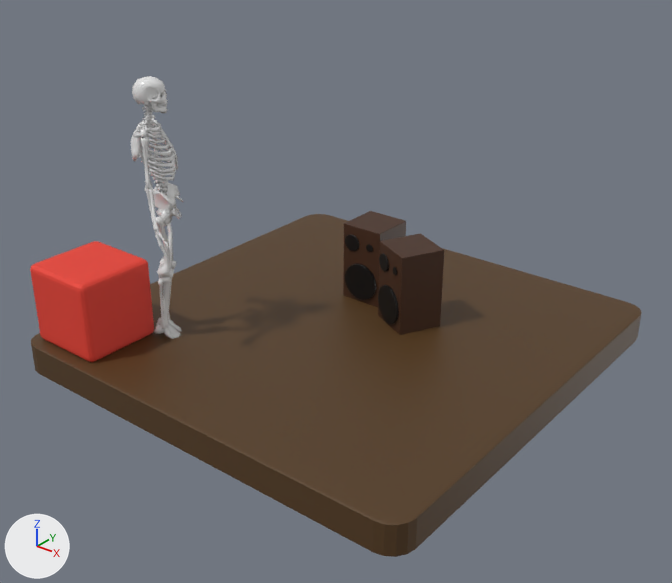
Two versions of the glTF model public/session.glb, one commit apart.
One viewpoint serves both versions: a 50 mm lens placed at (10.8, -9.52, 7.96), pointed at (2.06, 1.42, 1.18). The axes (+X, +Y, +Z) are drawn at lower left. The lights are the same throughout. Where no turn or scale is listed for an object, it has been applied to the vertices.

Script lines for the objects in view, before the commit:
```python
mat_floor = principled_material('Floor')
mat_floor.base_color = (0.0885, 0.0427, 0.0119)  # brown #543a1c
me_cube = bpy.data.meshes.new('Cube')
me_cube.from_pydata(...)  # 152 vertices, 300 faces; spans x -3.92..3.92, y -3.92..3.92, z -0.28..0.28
me_cube.materials.append(mat_floor)  # brown #543a1c
me_skeletonmesh_002 = bpy.data.meshes.new('SkeletonMesh.002')
me_skeletonmesh_002.from_pydata(...)  # 602 vertices, 1084 faces; spans x -0.19..0.31, y -0.38..0.13, z 0.22..2.69
me_skeletonmesh_002.materials.append(mat_skeleton)  # white #e7e7e7
me_skeletonmesh_005 = bpy.data.meshes.new('SkeletonMesh.005')
me_skeletonmesh_005.from_pydata(...)  # 1309 vertices, 2466 faces; spans x -0.278..0.187, y -0.268..0.191, z 4.174..4.739
me_skeletonmesh_005.materials.append(mat_skeleton)  # white #e7e7e7
ob_bones_head = bpy.data.objects.new('BONES_HEAD', me_skeletonmesh_005)
ob_bones_head.location = (-0.21, -0.21, 0.0)
ob_bones_leg_r = bpy.data.objects.new('BONES_LEG.R', me_skeletonmesh_002)
ob_bones_leg_r.location = (-0.21, -0.21, 0.0)
ob_floor = bpy.data.objects.new('Floor', me_cube)
ob_floor.location = (1.86, 1.92, 0.04)
# also in view: 'BONES_ARM.R' at (0.12, -0.54, 3.05); 'Cube' at (1.57, 3.13, 1.04); 'Cube.001' at (2.69, 2.67, 1.04); 'BONES_RIBCAGE' at (-0.21, -0.21, 3.56); 'Chair' at (-1.13, -1.1, 1.01)
```
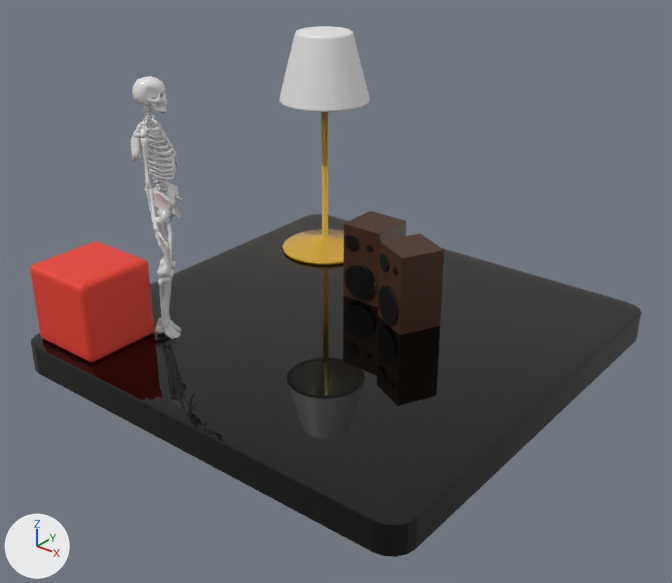
The newer file is also turned or shifted as a whole; pictures and numbers use the older file's frame.

Where the change shows, as pixel boxes [x1, y1, x2, y2] in the pictures (672 x 583 px):
'Floor', surface changed (brown to black)
    both: [31, 214, 642, 557]
'Shade', added
    after: [279, 26, 370, 112]
'Lamp', added (yellow)
    after: [283, 112, 344, 265]

The change, as a list of edits to the scene's bpy script:
```text
Add img_floorbake:
    img_floorbake = load_image('FloorBake', '_unpacked/FloorBake', 1024, 1024, 'sRGB')
Add img_floorbake_001:
    img_floorbake_001 = load_image('FloorBake.001', '_unpacked/FloorBake.001', 1024, 1024, 'Non-Color')
Change mat_floor:
    remove # nodes: BsdfPrincipled, OutputMaterial
    remove # colours: brown #543a1c
    nodes: BsdfPrincipled, Math, OutputMaterial, SeparateColor, TexImage x2
    uses the picture img_floorbake
    uses the picture img_floorbake_001
Add mat_shade:
    mat_shade = principled_material('Shade')
    mat_shade.base_color = (0.8, 0.8, 0.8)  # white #e7e7e7
Add mat_lamp:
    mat_lamp = principled_material('Lamp')
    mat_lamp.base_color = (0.632, 0.376, 0.0379)  # yellow #d0a537
    mat_lamp.roughness = 0.0
Add me_cylinder_001:
    me_cylinder_001.from_pydata(...)  # 660 vertices, 1316 faces; spans x -0.87..0.87, y -0.87..0.87, z -0.67..0.65
    me_cylinder_001.materials.append(mat_shade)  # white #e7e7e7
Add me_cylinder:
    me_cylinder.from_pydata(...)  # 294 vertices, 584 faces; spans x -0.88..0.88, y -0.88..0.88, z -0.06..4.1
    me_cylinder.materials.append(mat_lamp)  # yellow #d0a537
Add ob_shade:
    ob_shade = bpy.data.objects.new('Shade', me_cylinder_001)
    ob_shade.location = (-0.51, 4.26, 4.09)
Add ob_lamp:
    ob_lamp = bpy.data.objects.new('Lamp', me_cylinder)
    ob_lamp.location = (-0.51, 4.26, 0.39)
```
